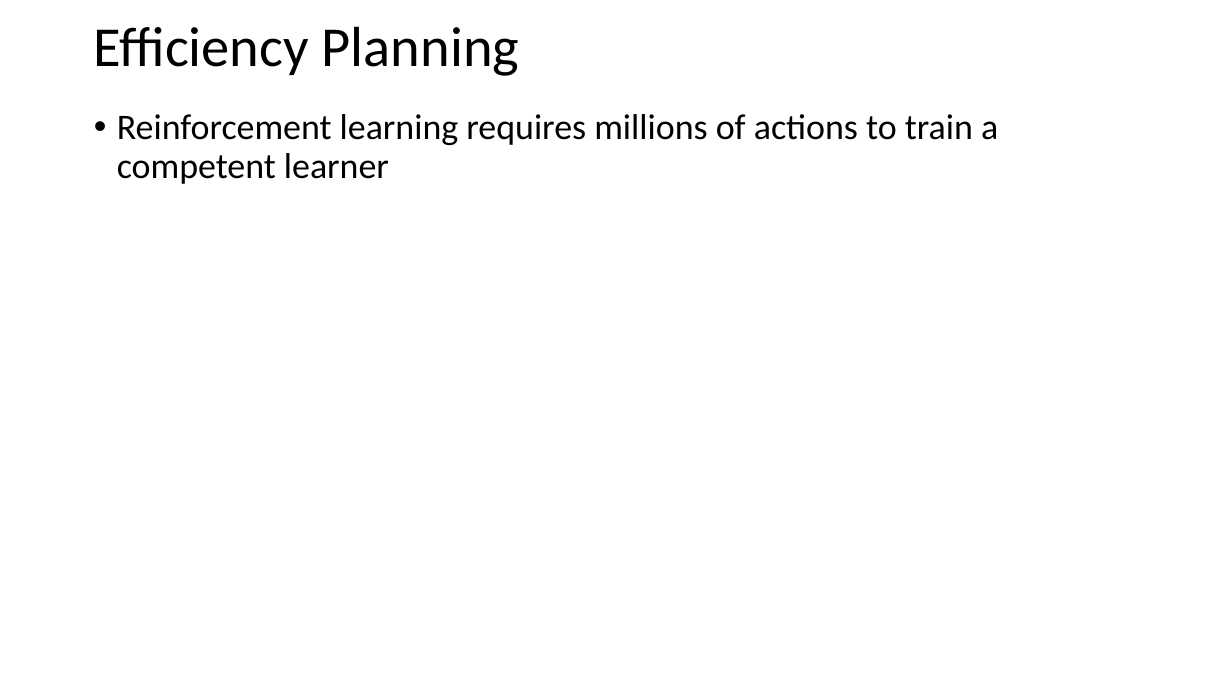
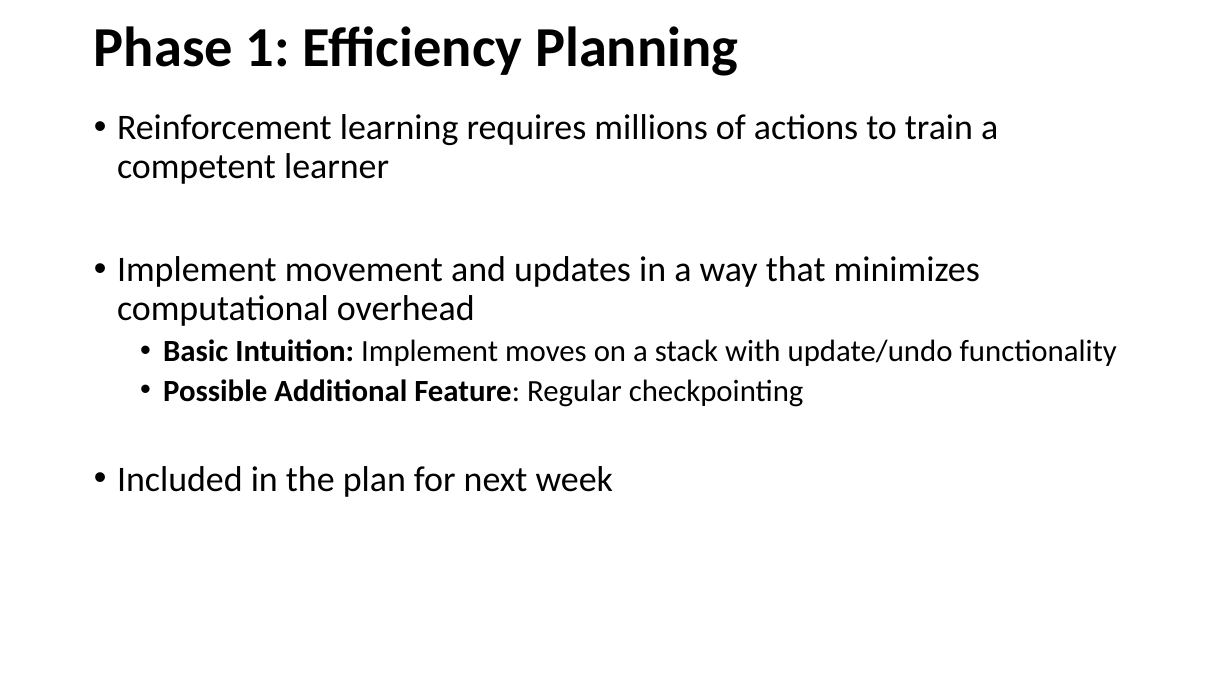
Before and after one commit to ZaydH/stratego, a slide deck: slide 8 of weekly_slides/cis510_meeting_2019_04_12.pptx (slide 5 before the commit). Drawn at 1232x693 pixels with LibreOffice and Linux fonts; fonts in the diff are those of the drawing. Boxes give left, top, right and bottom in pixels: in the first picture for what was removed or moved away, otherwise in the second. Text is boxed around its words. In the diff, an @@ line names an element or a change of style, - is before the commit and + after.

Commit message:
Weekly Slides: Final week 2 slides.

```diff
--- a/weekly_slides/cis510_meeting_2019_04_12.pptx
+++ b/weekly_slides/cis510_meeting_2019_04_12.pptx
@@ title at box(94, 26, 738, 76): text changed; bold on @@
-Efficiency Planning
+Phase 1: Efficiency Planning
@@ text at box(117, 256, 1117, 497): paragraphs added @@
+• Implement movement and updates in a way that minimizes computational overhead
+  • Basic Intuition: Implement moves on a stack with update/undo functionality
+  • Possible Additional Feature: Regular checkpointing
+• Included in the plan for next week
```
Also in this commit, not shown: 5 other slides changed, 2 slides added, 1 slide removed.
